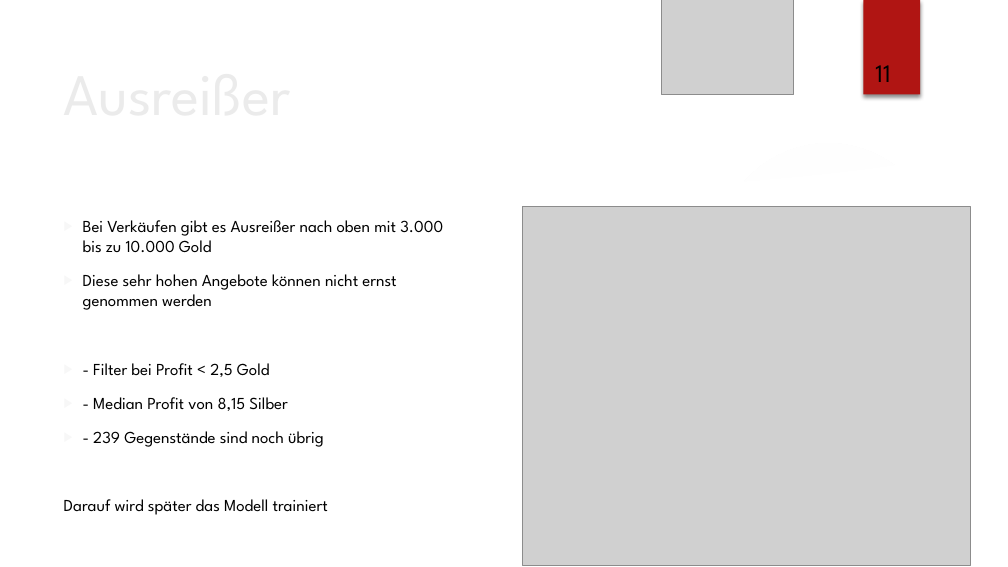
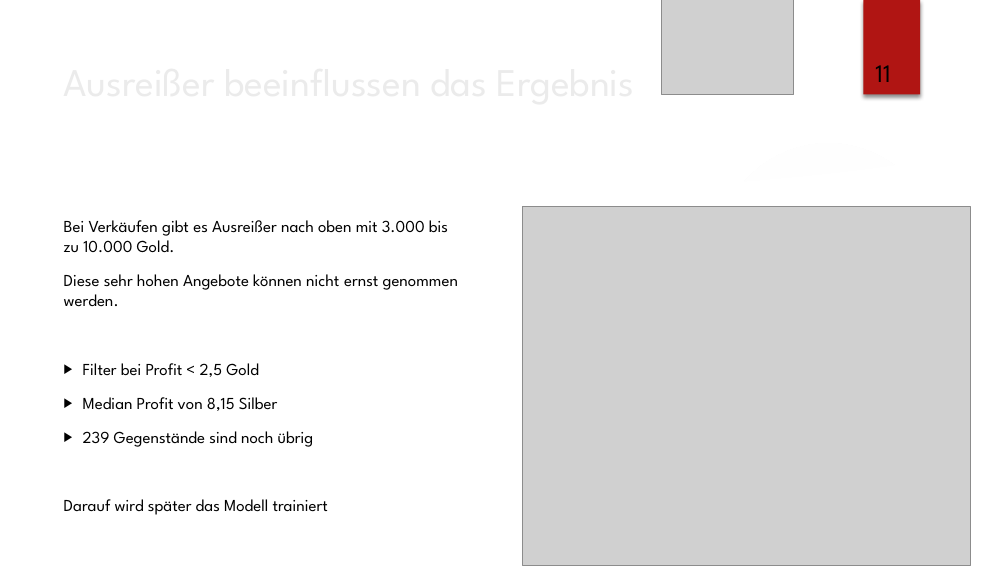
Before and after one commit to lz039/Gw2Trading, a slide deck: slide 11 of reports/presentation_custom_design.pptx. Drawn at 1008x567 pixels with LibreOffice and Linux fonts; fonts in the diff are those of the drawing; grey boxes stand for pictures; background and template pictures are left out. Boxes give left, top, right and bottom in pixels: in the first picture for what was removed or moved away, otherwise in the second. Text is boxed around its words. In the diff, an @@ line names an element or a change of style, - is before the commit and + after.

```diff
--- a/reports/presentation_custom_design.pptx
+++ b/reports/presentation_custom_design.pptx
@@ text at (64, 220, 458, 447): text changed @@
-▶ Bei Verkäufen gibt es Ausreißer nach oben mit 3.000 bis zu 10.000 Gold
-▶ Diese sehr hohen Angebote können nicht ernst genommen werden
-▶ - Filter bei Profit < 2,5 Gold
-▶ - Median Profit von 8,15 Silber
-▶ - 239 Gegenstände sind noch übrig
+Bei Verkäufen gibt es Ausreißer nach oben mit 3.000 bis zu 10.000 Gold.
+Diese sehr hohen Angebote können nicht ernst genommen werden.
+▶ Filter bei Profit < 2,5 Gold
+▶ Median Profit von 8,15 Silber
+▶ 239 Gegenstände sind noch übrig
@@ title at (196, 220, 277, 512): text changed; size 42 to 28 pt @@
-Ausreißer
+Ausreißer beeinflussen das Ergebnis
```
Also in this commit, not shown: 17 other slides changed.
